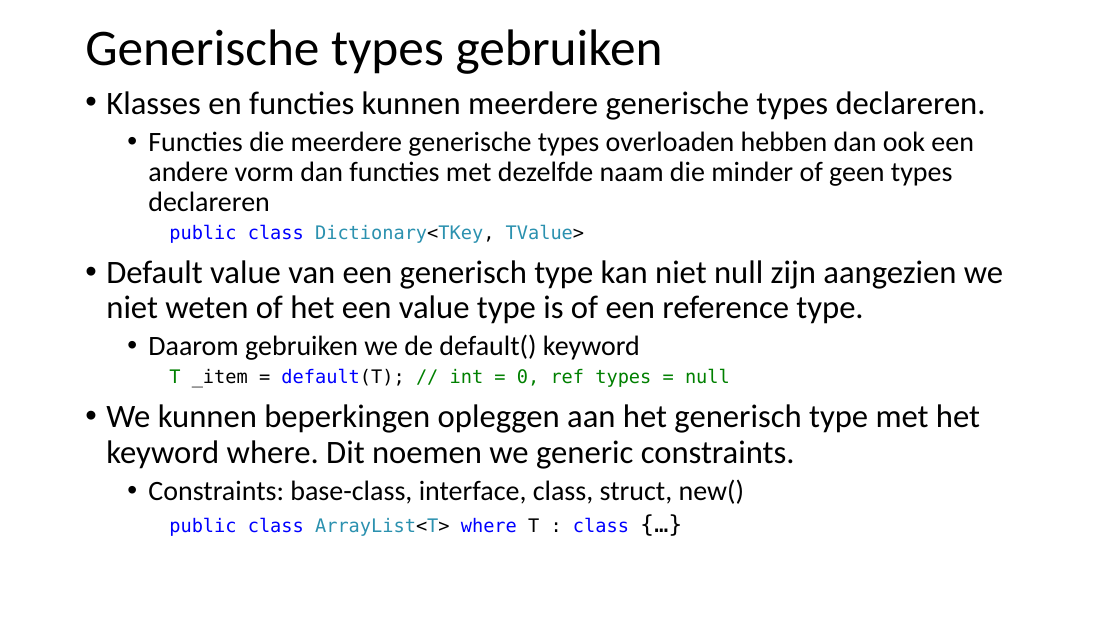
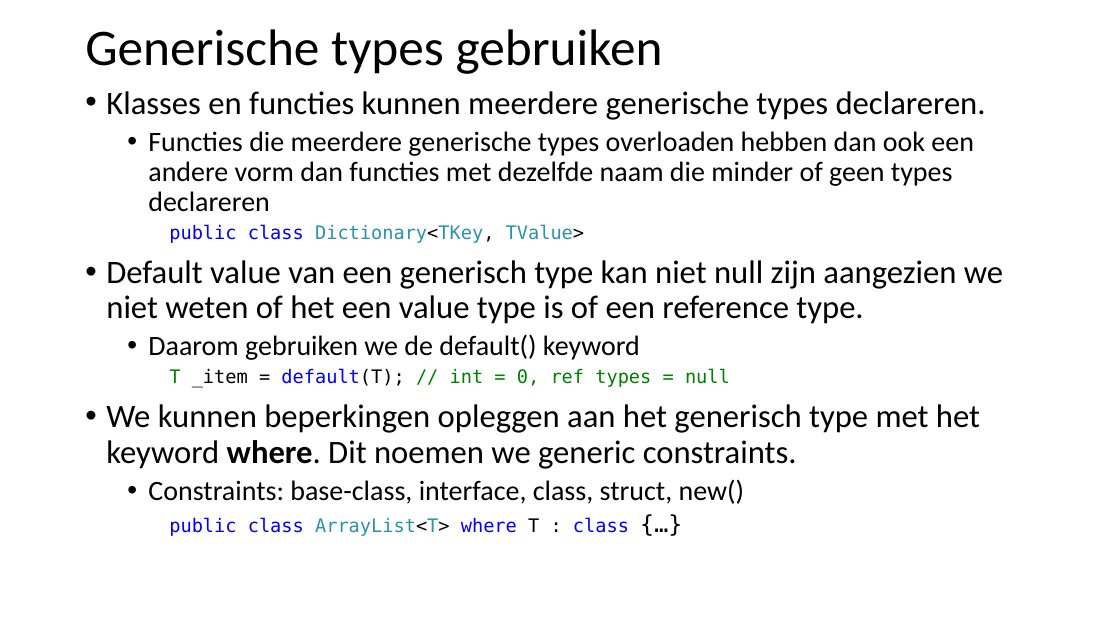
Before and after one commit to filipgeens/Syntra2020, a slide deck: slide 28 of Cursus/BasisCSharp-OO.pptx. Drawn at 1120x630 pixels with LibreOffice and Linux fonts; fonts in the diff are those of the drawing. Boxes give left, top, right and bottom in pixels: in the first picture for what was removed or moved away, otherwise in the second. Text is boxed around its words. In the diff, an @@ line names an element or a change of style, - is before the commit and + after.

```diff
--- a/Cursus/BasisCSharp-OO.pptx
+++ b/Cursus/BasisCSharp-OO.pptx
@@ text at [106, 404, 980, 469]: bold on in "where." @@
```
Also in this commit, not shown: 1 other slide changed, 3 other files.
